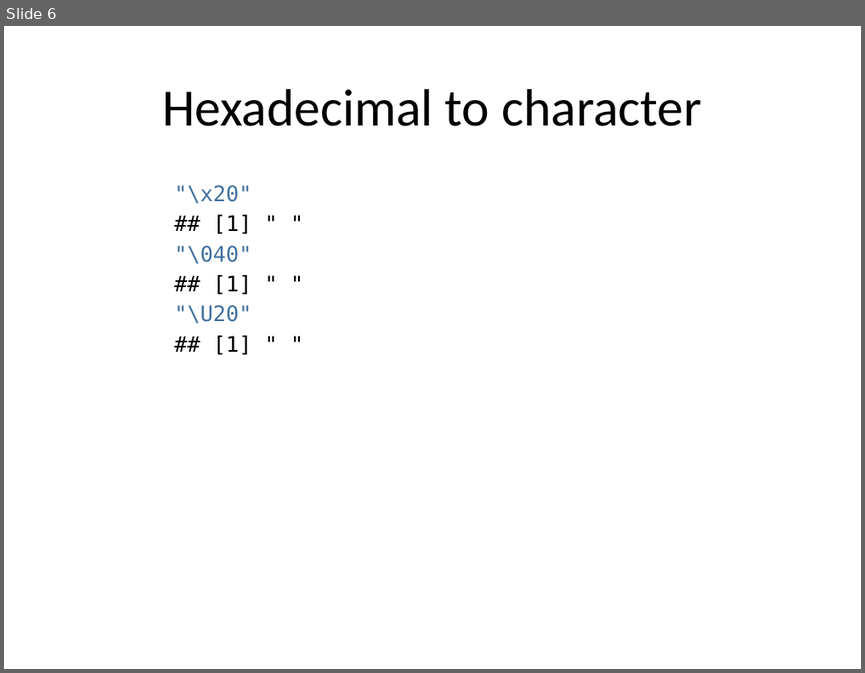
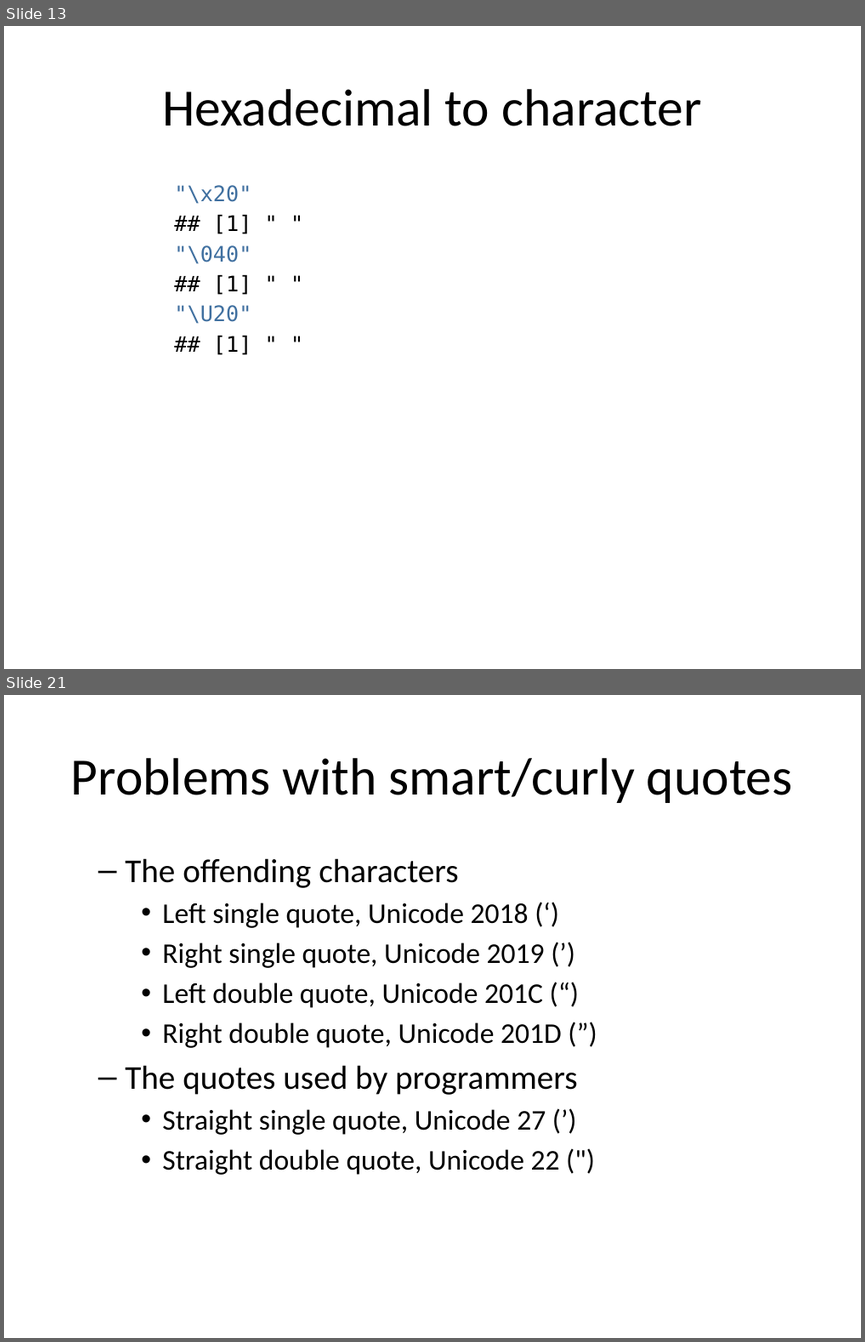
Before and after one commit to pmean/oddball-characters, a slide deck: results/oddball-characters.pptx. Shown one above the other, each under a label of ours: slide 6 before the commit, slides 13 and 21 after it; the slides between them are not shown. The pictures are 865x673 and 865x1342 pixels, drawn with LibreOffice and Linux fonts; fonts in the diff are those of the drawing. Boxes give left, top, right and bottom in pixels: in the first picture for what was removed or moved away, otherwise in the second. Text is boxed around its words. In the diff, an @@ line names an element or a change of style, - is before the commit and + after.

```diff
--- a/results/oddball-characters.pptx
+++ b/results/oddball-characters.pptx
@@ slide 21 added at (4,695,861,1338), background #FFFFFF @@
@@ title added at (71,758,793,803), 44 pt, text #000000 @@
+Problems with smart/curly quotes
@@ text added at (125,858,578,1174), 24 pt, text #000000 @@
+  – The offending characters
+    • Left single quote, Unicode 2018 (‘)
+    • Right single quote, Unicode 2019 (’)
+    • Left double quote, Unicode 201C (“)
+    • Right double quote, Unicode 201D (”)
+  – The quotes used by programmers
+    • Straight single quote, Unicode 27 (’)
+    • Straight double quote, Unicode 22 (")
@@ what was slide 6 is now slide 13 @@
```
Also in this commit, not shown: 2 slides changed, 16 other slides added, 9 other files.
